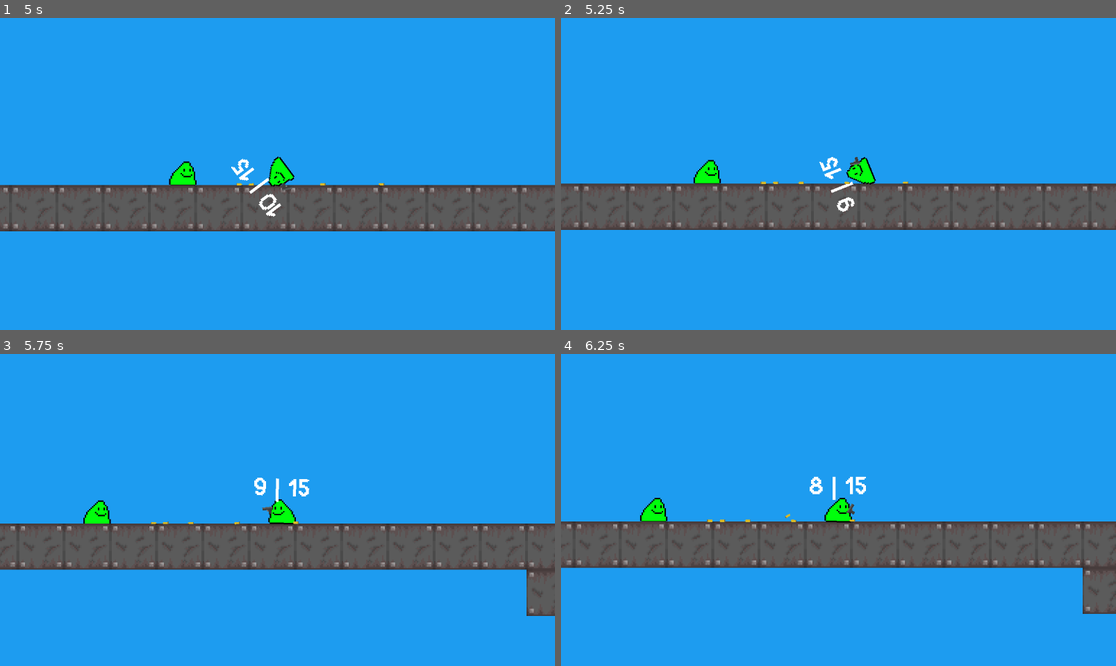
Above: before the commit, frames 1-4 (two rows, left to right).
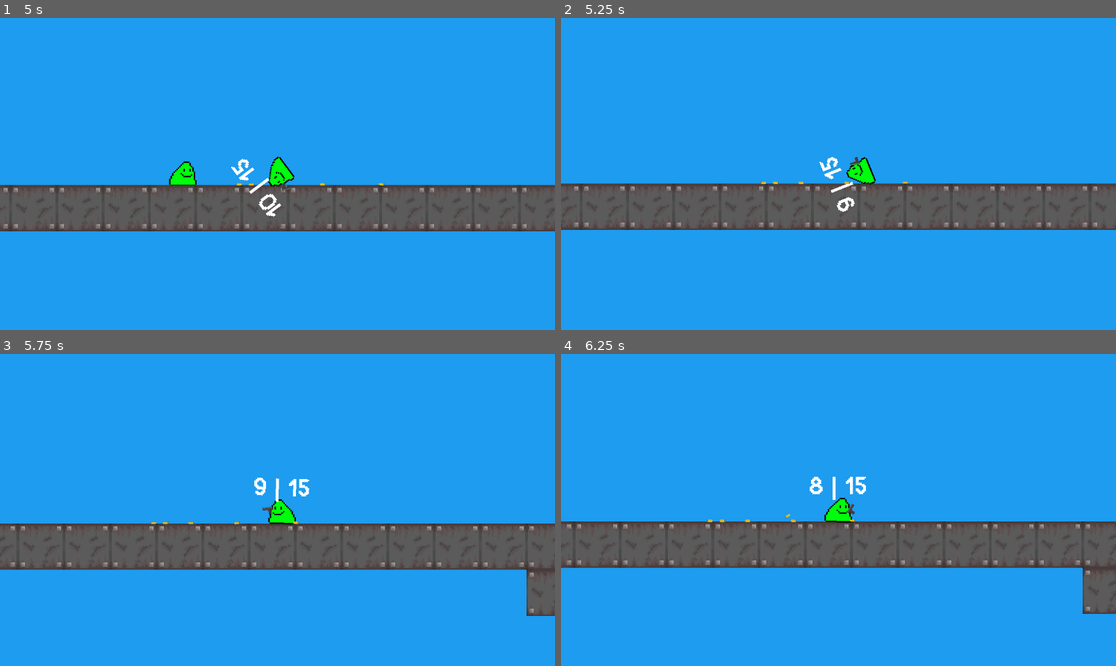
Above: after the commit, the same moments.

Repository: a0fefd/blobs-with-guns-remastered
Game: Godot game, scene res://scenes/levels/world.tscn
Same seed, same stepped clock (60 frames per second), same inputs: the game is played once before the commit and once after it.
Inputs (mouse positions are in pixels of both pictures, inside the frame that each line leads up to):
- Up to frame 1 (5 s): move the mouse to (249, 236) at 0.52 s; press the mouse at (249, 236) at 0.53 s; move the mouse to (444, 220) at 1.27 s; release the mouse at (444, 220) at 1.28 s; click (444, 220) at 1.35 s; move the mouse to (111, 127) at 2.02 s; press the mouse at (111, 127) at 2.03 s; move the mouse to (305, 174) at 2.77 s; release the mouse at (305, 174) at 2.78 s; click (305, 174) at 2.85 s; move the mouse to (194, 96) at 3.52 s; press the mouse at (194, 96) at 3.53 s; tap R (reload) at 4.15 s; move the mouse to (399, 158) at 4.27 s; release the mouse at (399, 158) at 4.28 s; click (399, 158) at 4.35 s
- Up to frame 2 (5.25 s): tap Enter at 5 s; move the mouse to (727, 189) at 5.02 s; press the mouse at (727, 189) at 5.03 s
- Up to frame 3 (5.75 s): no input
- Up to frame 4 (6.25 s): move the mouse to (894, 441) at 5.77 s; release the mouse at (894, 441) at 5.78 s; click (894, 441) at 5.85 s

Frame 1 is identical in both runs. In frame 2, 0.3% of the frame differs, in the area x 23-29%, y 45-54%; in frame 3, 0.3%; in frame 4, 0.3%.

Commit message:
Stop bullets from colliding with player

Diff:
--- a/scripts/bullet.gd
+++ b/scripts/bullet.gd
@@ -16,7 +16,8 @@
 
 
 func _on_body_entered(body):
-	if body != shot_from and body.is_in_group("Blobs"):
-		body.queue_free()
+	if body != shot_from:
+		if body.is_in_group("Blobs"):
+			body.queue_free()
 
-	queue_free()
+		queue_free()
